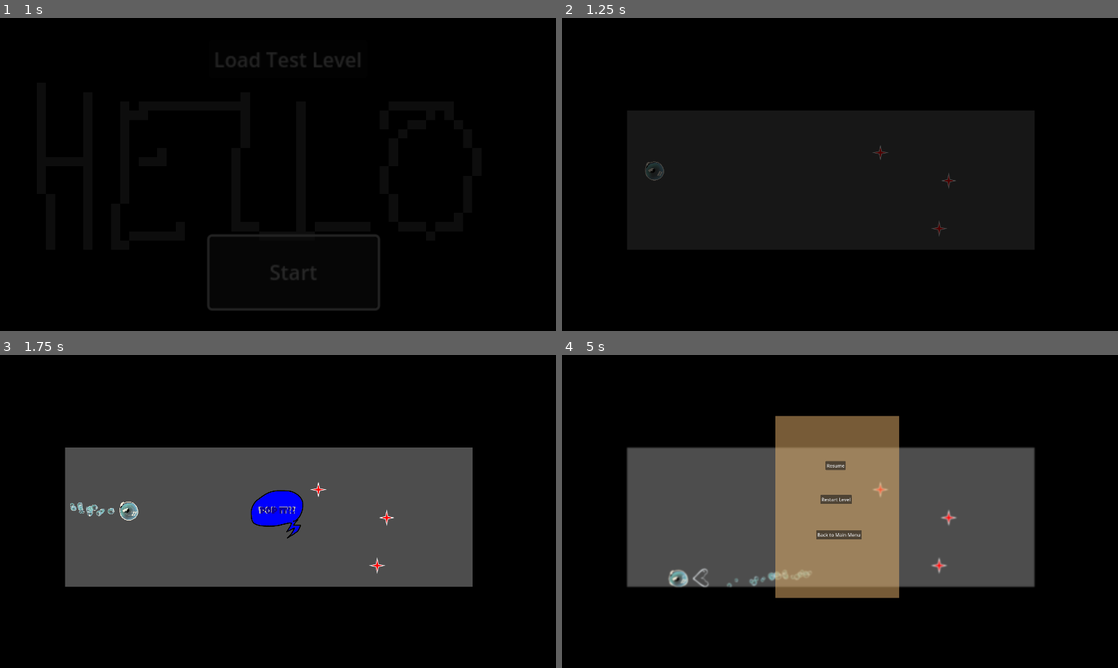
Above: before the commit, frames 1-4 (two rows, left to right).
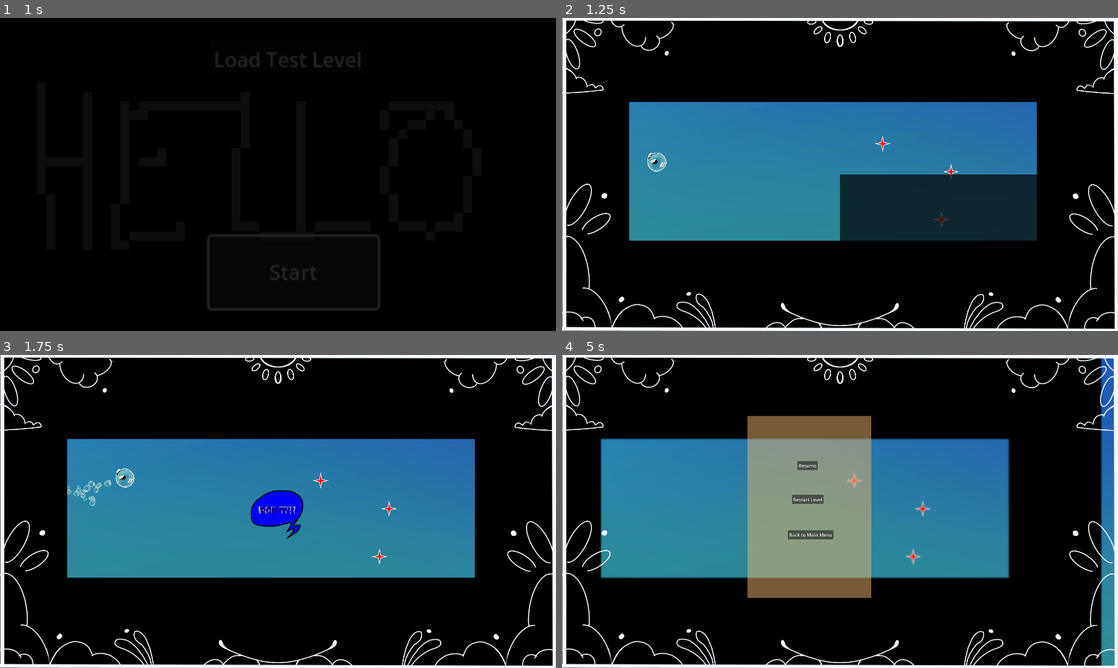
Above: after the commit, the same moments.

Repository: davifarhi/GGJ25-CrashSim-Untitled
Game: Godot game, scene res://scenes/levels/hello.tscn
The game is run twice, just before and just after one commit, with the same random seed, the same clock (stepped at 60 frames per second) and the same inputs.
Inputs (mouse positions are in pixels of both pictures, inside the frame that each line leads up to):
- Up to frame 1 (1 s): click "Start" at 0.5 s
- Up to frame 2 (1.25 s): no input
- Up to frame 3 (1.75 s): move the mouse to (400, 495) at 1.27 s; click (400, 495) at 1.35 s
- Up to frame 4 (5 s): move the mouse to (728, 527) at 2.02 s; tap Delete at 2.1, 3.6 s; move the mouse to (895, 442) at 2.77 s; click (895, 442) at 2.85 s; move the mouse to (812, 574) at 3.52 s; move the mouse to (1006, 558) at 4.27 s; click (1006, 558) at 4.35 s; tap Escape (TogglePause) at 4.9 s

Frame 1 is identical in both runs. In frame 2, 33% of the frame differs, in the area x 0-100%, y 0-100%; in frame 3, 40%; in frame 4, 46%.

Commit message:
Timeoutmenu and made dummy levels work with new cam

Diff:
--- a/ggj-crashsim-untilted/autoloads/pause_menu.tscn
+++ b/ggj-crashsim-untilted/autoloads/pause_menu.tscn
@@ -10,6 +10,7 @@
 [node name="PauseMenu" type="Node2D"]
 process_mode = 3
 z_index = 1000
+position = Vector2(-960, -540)
 script = ExtResource("1_7ci1p")
 
 [node name="ColorRect" type="ColorRect" parent="."]
--- a/ggj-crashsim-untilted/autoloads/pop_it.tscn
+++ b/ggj-crashsim-untilted/autoloads/pop_it.tscn
@@ -42,6 +42,7 @@
 
 [node name="PopIt" type="Node2D"]
 z_index = 500
+position = Vector2(-960, -540)
 script = ExtResource("1_gaair")
 
 [node name="AnimationPlayer" type="AnimationPlayer" parent="."]
--- a/ggj-crashsim-untilted/autoloads/timeout_menu.gd
+++ b/ggj-crashsim-untilted/autoloads/timeout_menu.gd
@@ -19,8 +19,12 @@
 
 
 func _on_restart_level_pressed() -> void:
-	pass # Replace with function body.
+	GameManager.PreviousLevel.emit()
+	hide()
+	get_tree().paused = false
 
 
 func _on_back_to_main_menu_pressed() -> void:
-	pass # Replace with function body.
+	GameManager.GoToMainMenu.emit()
+	hide()
+	get_tree().paused = false
--- a/ggj-crashsim-untilted/autoloads/timeout_menu.tscn
+++ b/ggj-crashsim-untilted/autoloads/timeout_menu.tscn
@@ -9,6 +9,7 @@
 
 [node name="TimeoutMenu" type="Node2D"]
 z_index = 1000
+position = Vector2(-960, -540)
 script = ExtResource("1_yvdfl")
 
 [node name="ColorRect" type="ColorRect" parent="."]
--- a/ggj-crashsim-untilted/scenes/level.gd
+++ b/ggj-crashsim-untilted/scenes/level.gd
@@ -30,7 +30,7 @@
 func _on_level_timer_end():
 	if GameManager.are_game_animations_active():
 		return
-	pass
+	TimeoutMenu.open_timeout_menu()
 	# dfarhi todo here level failed screen
 	# back to main menu / restart
 
--- a/ggj-crashsim-untilted/scenes/level.tscn
+++ b/ggj-crashsim-untilted/scenes/level.tscn
@@ -4,3 +4,11 @@
 
 [node name="Level" type="Node2D"]
 script = ExtResource("1_r0syg")
+
+[node name="TimerText" type="RichTextLabel" parent="."]
+offset_left = -794.0
+offset_top = -396.0
+offset_right = -702.0
+offset_bottom = -365.0
+scale = Vector2(2.15829, 2.15829)
+text = "12.000s"
--- a/ggj-crashsim-untilted/scenes/levels/dummy-level1.tscn
+++ b/ggj-crashsim-untilted/scenes/levels/dummy-level1.tscn
@@ -1,27 +1,31 @@
-[gd_scene load_steps=5 format=4 uid="uid://boabfumssdeh5"]
+[gd_scene load_steps=6 format=4 uid="uid://boabfumssdeh5"]
 
 [ext_resource type="Script" path="res://scenes/level.gd" id="1_bel3a"]
 [ext_resource type="PackedScene" uid="uid://b6j1f4wg7fctp" path="res://scenes/Boubou.tscn" id="2_qu0w0"]
 [ext_resource type="PackedScene" uid="uid://b3gda251w5tng" path="res://scenes/BaseMapTileMap.tscn" id="3_2sbli"]
 [ext_resource type="PackedScene" uid="uid://b012f4a87qq77" path="res://scenes/obstacles/spikes_4.tscn" id="4_ddgjx"]
+[ext_resource type="PackedScene" uid="uid://cgsnmul1dmmnk" path="res://scenes/camera_2d.tscn" id="5_hcvki"]
 
 [node name="Dummy-level1" type="Node2D"]
 script = ExtResource("1_bel3a")
 timeout_in_secs = 12.0
 
 [node name="Boubou" parent="." instance=ExtResource("2_qu0w0")]
-position = Vector2(319, 528)
+position = Vector2(-633, -43)
 rotation = 1.01578
 
 [node name="TileMapLayer" parent="." instance=ExtResource("3_2sbli")]
+position = Vector2(-952, -571)
 tile_map_data = PackedByteArray("AAAAAAAAAAAAAAAAAAABAAAAAAAAAAAAAAACAAAAAAAAAAAAAAADAAAAAAAAAAAAAAAEAAAAAAAAAAAAAAAFAA …(25072 unchanged characters)…
 script = null
 
 [node name="Spikes4" parent="." instance=ExtResource("4_ddgjx")]
-position = Vector2(1100, 465)
+position = Vector2(148, -106)
 
 [node name="Spikes5" parent="." instance=ExtResource("4_ddgjx")]
-position = Vector2(1303, 727)
+position = Vector2(351, 156)
 
 [node name="Spikes6" parent="." instance=ExtResource("4_ddgjx")]
-position = Vector2(1336, 562)
+position = Vector2(384, -9)
+
+[node name="Camera2D" parent="." instance=ExtResource("5_hcvki")]
--- a/ggj-crashsim-untilted/scenes/levels/dummy-level2.tscn
+++ b/ggj-crashsim-untilted/scenes/levels/dummy-level2.tscn
@@ -1,26 +1,30 @@
-[gd_scene load_steps=5 format=4 uid="uid://pjng4ad75hn3"]
+[gd_scene load_steps=6 format=4 uid="uid://pjng4ad75hn3"]
 
 [ext_resource type="Script" path="res://scenes/level.gd" id="1_l32xm"]
 [ext_resource type="PackedScene" uid="uid://b6j1f4wg7fctp" path="res://scenes/Boubou.tscn" id="2_nkmy4"]
 [ext_resource type="PackedScene" uid="uid://b3gda251w5tng" path="res://scenes/BaseMapTileMap.tscn" id="3_vi8c0"]
 [ext_resource type="PackedScene" uid="uid://b012f4a87qq77" path="res://scenes/obstacles/spikes_4.tscn" id="4_nbvcr"]
+[ext_resource type="PackedScene" uid="uid://cgsnmul1dmmnk" path="res://scenes/camera_2d.tscn" id="5_roq1a"]
 
 [node name="Dummy-level2" type="Node2D"]
 script = ExtResource("1_l32xm")
 
 [node name="Boubou" parent="." instance=ExtResource("2_nkmy4")]
-position = Vector2(319, 528)
+position = Vector2(-621, 5)
 rotation = 1.01578
 
 [node name="TileMapLayer" parent="." instance=ExtResource("3_vi8c0")]
+position = Vector2(-940, -523)
 tile_map_data = PackedByteArray("AAAAAAAAAAAAAAAAAAABAAAAAAAAAAAAAAACAAAAAAAAAAAAAAADAAAAAAAAAAAAAAAEAAAAAAAAAAAAAAAFAA …(25072 unchanged characters)…
 script = null
 
 [node name="Spikes4" parent="." instance=ExtResource("4_nbvcr")]
-position = Vector2(1100, 465)
+position = Vector2(160, -58)
 
 [node name="Spikes5" parent="." instance=ExtResource("4_nbvcr")]
-position = Vector2(1303, 727)
+position = Vector2(363, 204)
 
 [node name="Spikes6" parent="." instance=ExtResource("4_nbvcr")]
-position = Vector2(1336, 562)
+position = Vector2(396, 39)
+
+[node name="Camera2D" parent="." instance=ExtResource("5_roq1a")]
